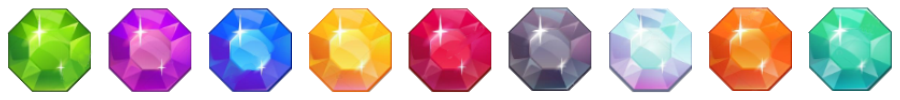
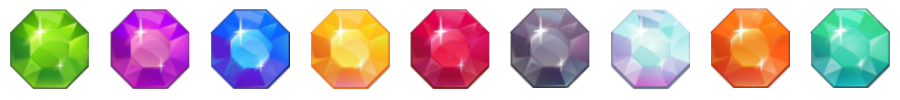
Revision of a layered 900px x 100px image; what changed, layer by layer:
painted on "Layer 7" over [308,8,392,93]
painted on "Layer 8" over [407,8,492,93]
painted on "Layer 9" over [507,7,592,91]
painted on "Layer 10" over [608,8,692,93]
painted on "Layer 11" over [707,7,792,91]
painted on "Layer 4" over [808,7,892,91]
painted on "Layer 5" over [7,8,93,92]
painted on "Layer 6" over [107,8,192,92]
painted on "Layer 3" over [208,8,292,92]
